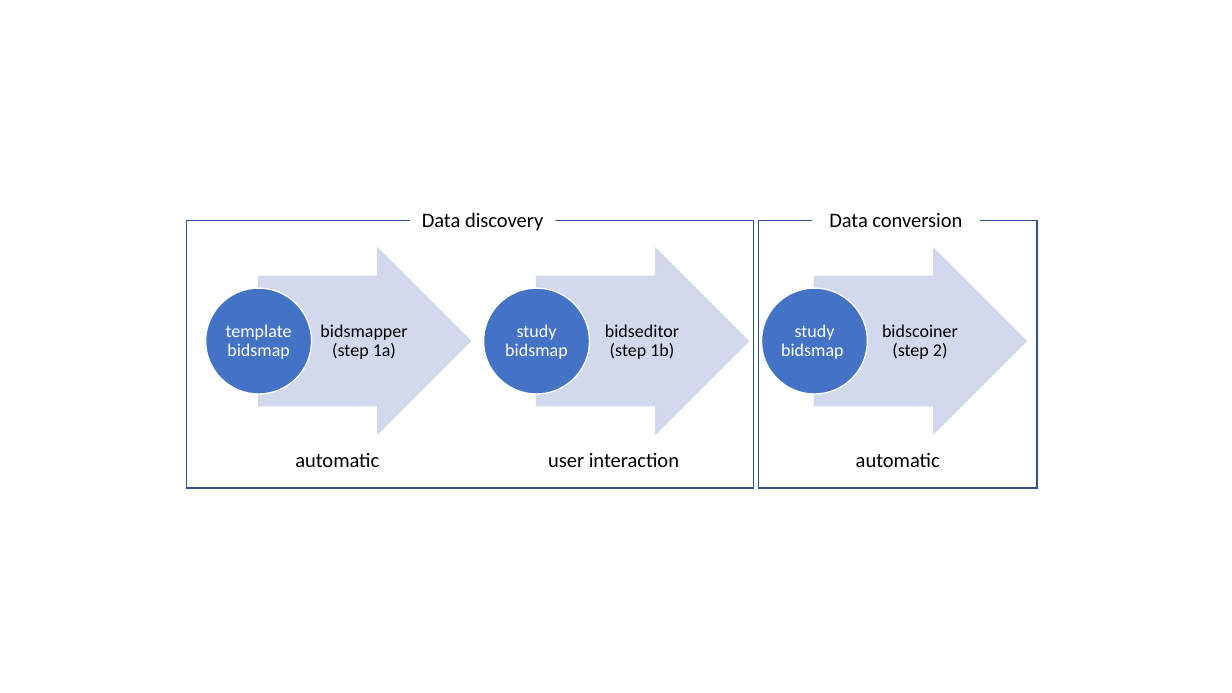
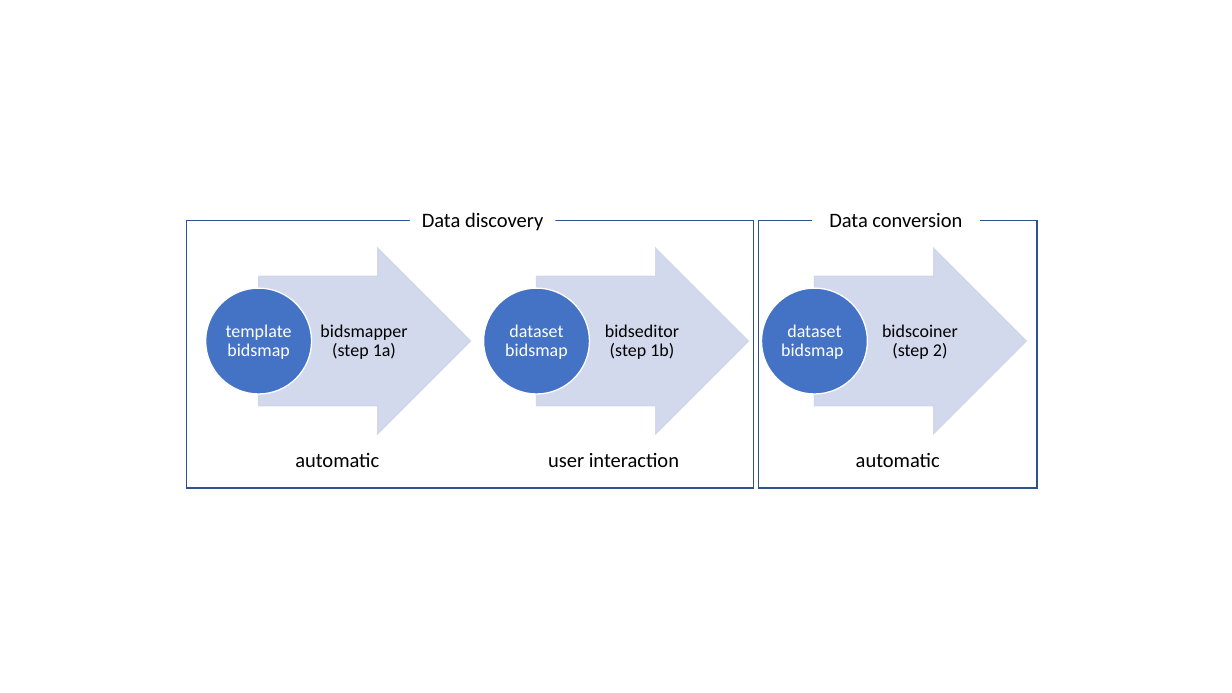
Before and after one commit to Donders-Institute/bidscoin, a slide deck: slide 1 of docs/_static/bidsmap_flow.odp. Drawn at 1232x693 pixels with LibreOffice and Linux fonts; fonts in the diff are those of the drawing. Boxes give left, top, right and bottom in pixels: in the first picture for what was removed or moved away, otherwise in the second. Text is boxed around its words. In the diff, an @@ line names an element or a change of style, - is before the commit and + after.

Commit message:
Replace "study bidsmap" with "dataset bidsmap" to align with the BIDS study notion (GitHub issue #281)

```diff
--- a/docs/_static/bidsmap_flow.odp
+++ b/docs/_static/bidsmap_flow.odp
@@ text in freeform shape at box(505, 324, 567, 359): text changed @@
-study bidsmap
+dataset bidsmap
@@ text in freeform shape at box(781, 324, 843, 359): text changed @@
-study bidsmap
+dataset bidsmap
```
Also in this commit, not shown: 2 other files.
